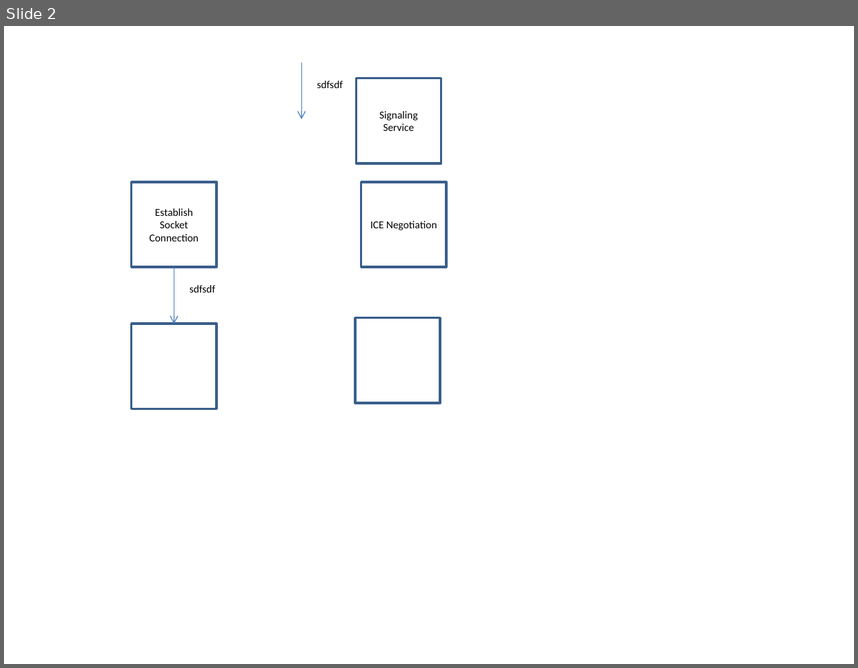
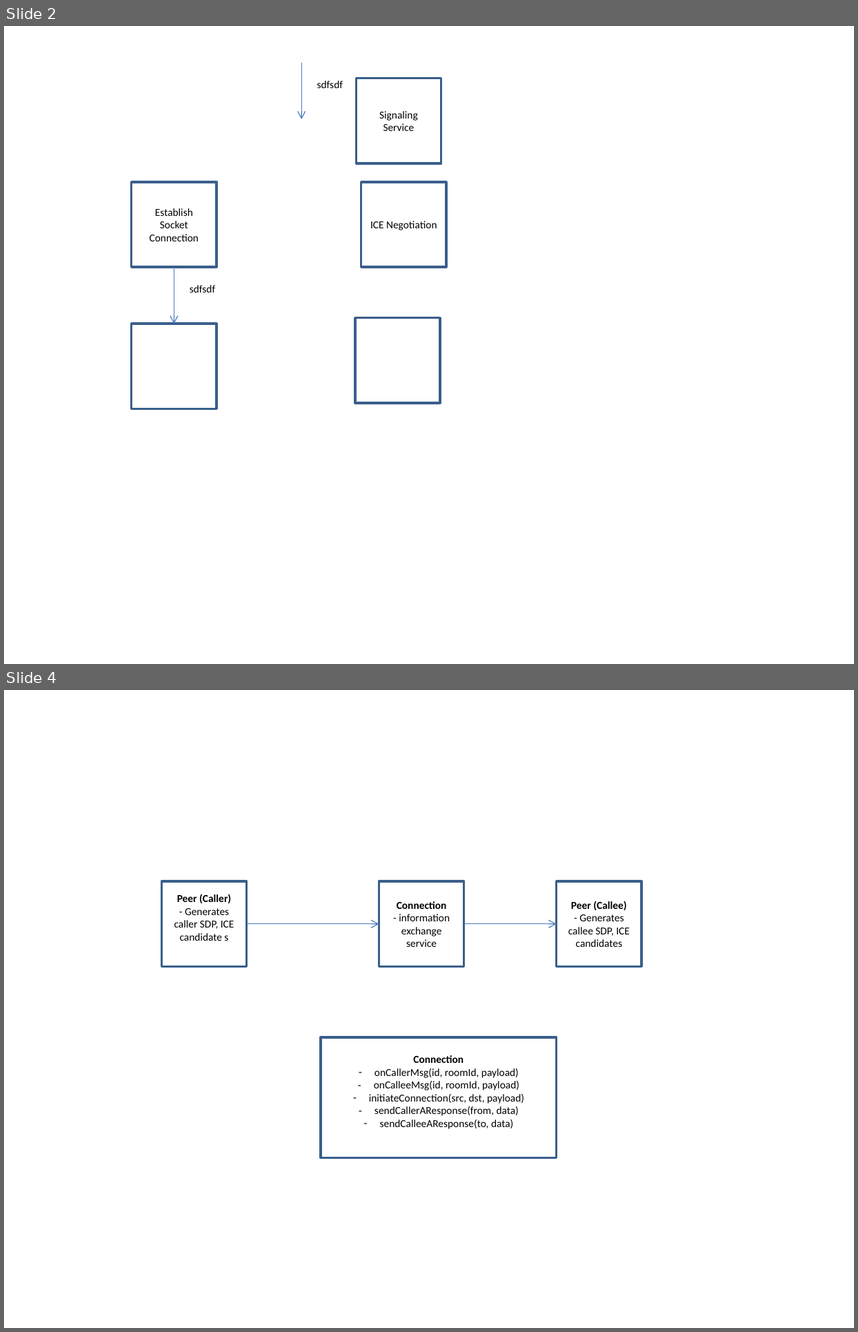
Before and after one commit to sorapk/peer-to-peer-chat, a slide deck: doc.pptx. Shown one above the other, each under a label of ours: slide 2 before the commit, slides 2 and 4 after it; the slides between them are not shown. The pictures are 858x668 and 858x1332 pixels, drawn with LibreOffice and Linux fonts; fonts in the diff are those of the drawing. Boxes give left, top, right and bottom in pixels: in the first picture for what was removed or moved away, otherwise in the second. Text is boxed around its words. In the diff, an @@ line names an element or a change of style, - is before the commit and + after.

```diff
--- a/doc.pptx
+++ b/doc.pptx
@@ slide 4 added at box(4, 690, 854, 1328), background #FFFFFF @@
@@ rectangle added at box(161, 881, 246, 966), fill #FFFFFF, outline #3A5F8C 2 pt, 9 pt, text #000000 @@
+Peer (Caller)
+- Generates caller SDP, ICE candidate s
@@ rectangle added at box(379, 881, 464, 966), fill #FFFFFF, outline #3A5F8C 2 pt, 9 pt, text #000000 @@
+Connection
+- information exchange service
@@ rectangle added at box(557, 881, 642, 966), fill #FFFFFF, outline #3A5F8C 2 pt, 9 pt, text #000000 @@
+Peer (Callee)
+- Generates callee SDP, ICE candidates
@@ arrow added from (246, 924) to (379, 924), #4B7EBC 0.75 pt @@
@@ arrow added from (464, 924) to (557, 924), #4B7EBC 0.75 pt @@
@@ rectangle added at box(320, 1037, 557, 1158), fill #FFFFFF, outline #3A5F8C 2 pt, 9 pt, text #000000 @@
+Connection
+– onCallerMsg(id, roomId, payload)
+– onCalleeMsg(id, roomId, payload)
+– initiateConnection(src, dst, payload)
+– sendCallerAResponse(from, data)
+– sendCalleeAResponse(to, data)
```
Also in this commit, not shown: 1 other slide added, 1 other file.
